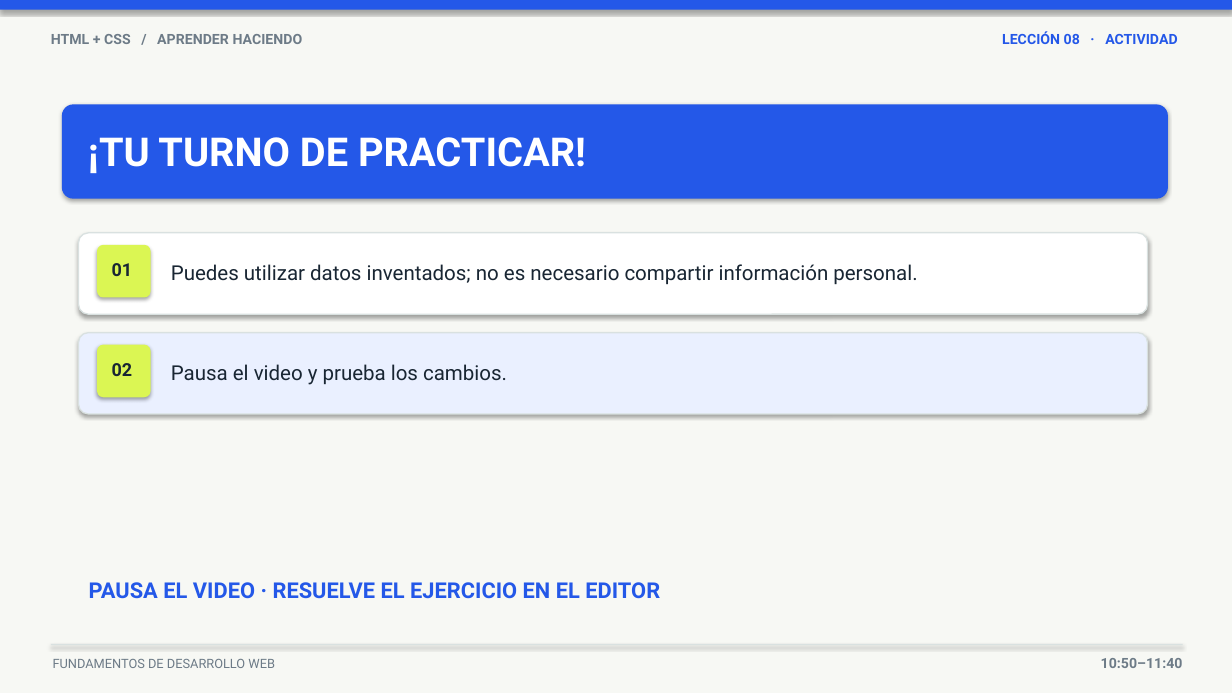
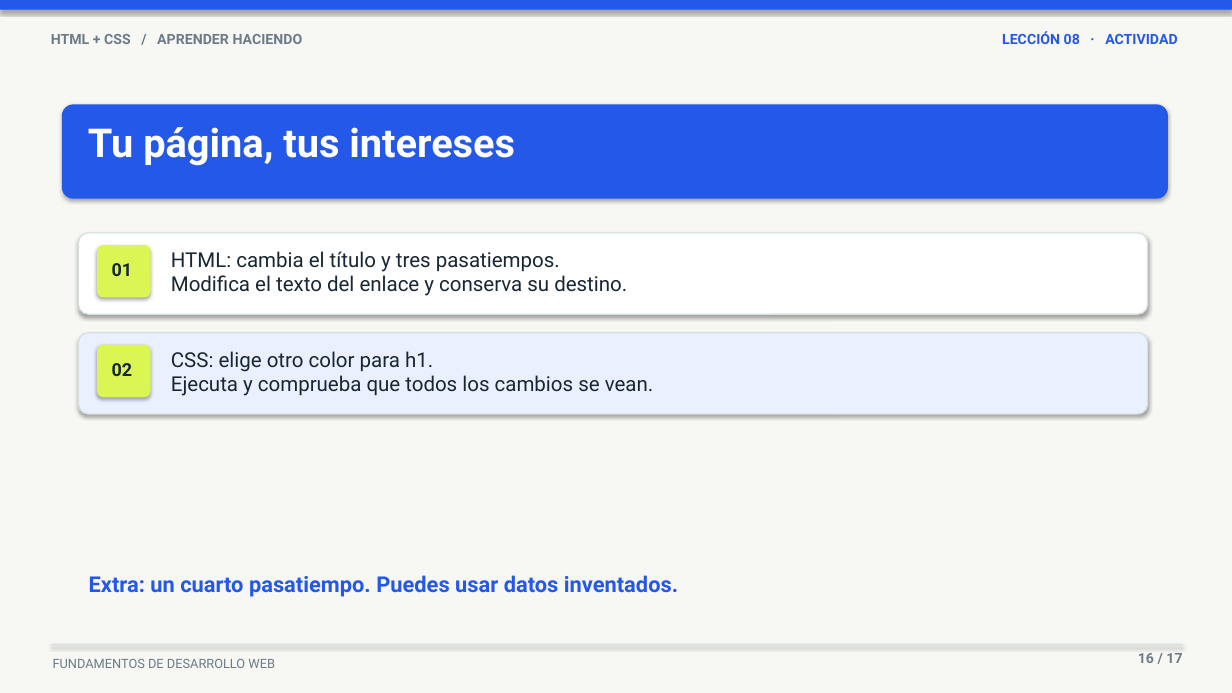
Before and after one commit to upc-pre-202620-1asi0730-8093-greentech/webdev-course-greentech, a slide deck: slide 16 of scripts/lesson-8-simple-web-page/lesson-8-simple-web-page-presentation.pptx. Drawn at 1232x693 pixels with LibreOffice and Linux fonts; fonts in the diff are those of the drawing. Boxes give left, top, right and bottom in pixels: in the first picture for what was removed or moved away, otherwise in the second. Text is boxed around its words. In the diff, an @@ line names an element or a change of style, - is before the commit and + after.

```diff
--- a/scripts/lesson-8-simple-web-page/lesson-8-simple-web-page-presentation.pptx
+++ b/scripts/lesson-8-simple-web-page/lesson-8-simple-web-page-presentation.pptx
@@ text at (88,127,515,166): text changed @@
-¡TU TURNO DE PRACTICAR!
+Tu página, tus intereses
@@ text at (171,251,627,296): text changed @@
-Puedes utilizar datos inventados; no es necesario compartir información personal.
+HTML: cambia el título y tres pasatiempos.
+Modifica el texto del enlace y conserva su destino.
@@ text at (171,351,653,396): text changed @@
-Pausa el video y prueba los cambios.
+CSS: elige otro color para h1.
+Ejecuta y comprueba que todos los cambios se vean.
@@ text at (89,575,678,597): text changed @@
-PAUSA EL VIDEO · RESUELVE EL EJERCICIO EN EL EDITOR
+Extra: un cuarto pasatiempo. Puedes usar datos inventados.
@@ text at (1138,653,1182,663): text changed @@
-10:50–11:40
+16 / 17
```
Also in this commit, not shown: 8 other slides changed, 8 slides added, 8 slides removed.
